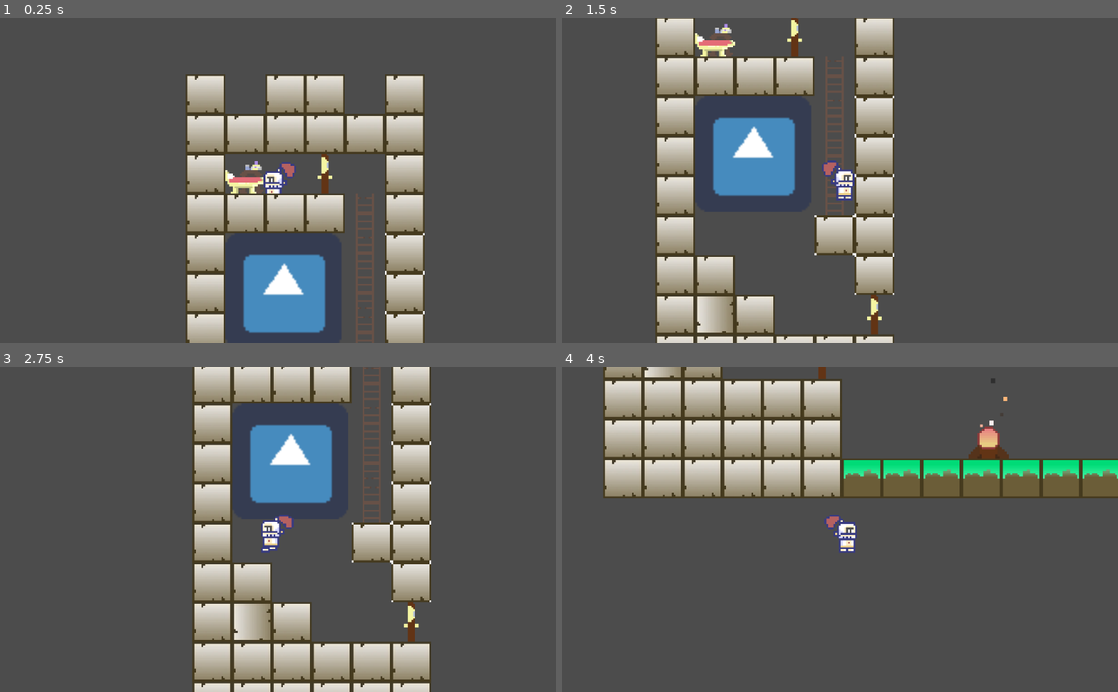
Above: before the commit, frames 1-4 (two rows, left to right).
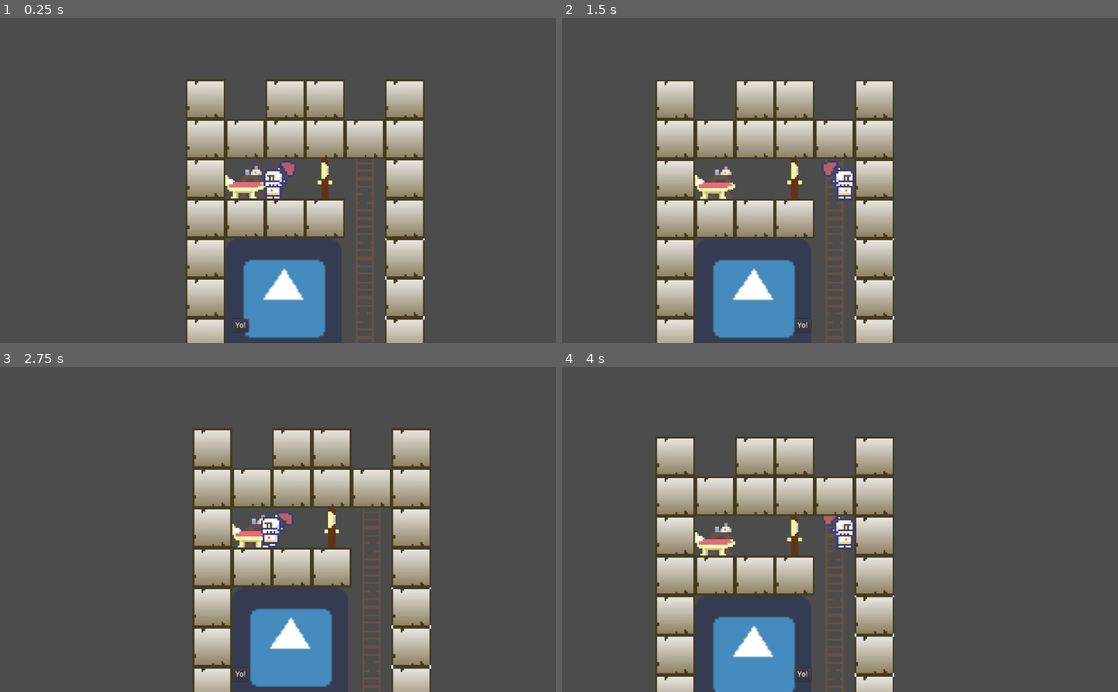
Above: after the commit, the same moments.

Repository: ltjastad/liamproject1
Game: Godot game, scene res://scenes/maingame/game.tscn
Two runs of this game, one before a commit and one after it. Both use one fixed random seed, a clock stepped at 60 frames per second and the inputs below. The engine's default icon, where the game draws it, is replaced by a stand-in: a white triangle on a blue panel in a dark square.
Inputs:
- Up to frame 1 (0.25 s): no input
- Up to frame 2 (1.5 s): hold Right (ui_right) from 0.53 s (still down); tap Up (ui_up) at 0.77 s
- Up to frame 3 (2.75 s): tap Up (ui_up) at 1.52 s; release Right (ui_right) at 2.03 s; hold Left (ui_left) from 2.03 s (still down)
- Up to frame 4 (4 s): release Left (ui_left) at 2.78 s; hold Right (ui_right) from 2.78 s (still down); tap Up (ui_up) at 3.02, 3.77 s

The runs differ from the first frame. In frame 1, 7.8% of the frame differs, in the area x 33-77%, y 17-100%; in frame 2, 32%; in frame 3, 33%; in frame 4, 41%, in the area x 7-100%, y 0-100%.

Commit message:
tileset fix, dialogue box wip, map changes

Diff:
--- a/objects/player/player.gd
+++ b/objects/player/player.gd
@@ -17,7 +17,6 @@
 	var areashape = $CollisionShape2D.duplicate()
 	areashape.name = "areashape"
 	$Area2D.add_child(areashape)
-	add_collision_exception_with($Area2D)
 
 
 func _physics_process(delta):
@@ -64,6 +63,10 @@
 		if Input.is_action_pressed("ui_down"): move_dir.y += 1
 		if Input.is_action_pressed("ui_jump"): move_dir.y -= 1
 
+	# clamp movedir
+	move_dir.x = clamp(move_dir.x, -1, 1)
+	move_dir.y = clamp(move_dir.y, -1, 1)
+
 	# add to velocity
 	_vel.x += move_dir.x * movement_speed
 
--- a/scenes/maingame/game.gd
+++ b/scenes/maingame/game.gd
@@ -1,4 +1,7 @@
 extends Node2D
+
+func _ready():
+	dialogue_message("Yo!")
 
 func _physics_process(delta):
 
@@ -7,3 +10,9 @@
 
 func _input(event):
 	if event.is_action_pressed("ui_cancel"): get_tree().quit()
+
+func dialogue_message(msg):
+	var new_dlg = preload("res://ui/dialogue_box/dialogue_box.tscn").instance()
+	new_dlg.msg = msg
+	new_dlg.rect_size = Vector2(0,0)
+	$CanvasLayer.add_child(new_dlg)
--- a/scenes/maingame/game.tscn
+++ b/scenes/maingame/game.tscn
@@ -21,6 +21,15 @@
 flip_horizontally = true
 flip_vertically = true
 
+[node name="Ladder5" parent="decorations" instance=ExtResource( 5 )]
+position = Vector2( 226, 254 )
+flip_horizontally = true
+flip_vertically = true
+
+[node name="Ladder6" parent="decorations" instance=ExtResource( 5 )]
+position = Vector2( 226, 232 )
+flip_vertically = true
+
 [node name="Ladder2" parent="decorations" instance=ExtResource( 5 )]
 position = Vector2( 187, 121 )
 
@@ -33,6 +42,11 @@
 rotation = -5.07036e-06
 flip_vertically = true
 
+[node name="Ladder7" parent="decorations" instance=ExtResource( 5 )]
+position = Vector2( 187, 55 )
+rotation = -5.07036e-06
+flip_horizontally = true
+
 [node name="player" parent="." instance=ExtResource( 1 )]
 position = Vector2( 139, 53 )
 movement_speed = 4000
@@ -40,6 +54,7 @@
 jump_force = 17000
 
 [node name="camera" type="Camera2D" parent="."]
+position = Vector2( 137, 53 )
 current = true
 zoom = Vector2( 0.3, 0.3 )
 
@@ -62,3 +77,5 @@
 show_collision = true
 format = 1
 tile_data = PoolIntArray( 4, 5, 0, 6, 5, 0, 7, 5, 0, 9, 5, 0, 65540, 5, 0, 65541, 5, 0, 65542, 5, 0, 65543, 5, 0, 65544 …(843 unchanged characters)…
+
+[node name="CanvasLayer" type="CanvasLayer" parent="."]
--- a/tilesets/tileset1.tres
+++ b/tilesets/tileset1.tres
@@ -11,6 +11,9 @@
 points = PoolVector2Array( 22, 22, 0, 22, 0, 0, 22, 0 )
 
 [sub_resource type="ConvexPolygonShape2D" id=2]
+points = PoolVector2Array( 0, 0, 22, 0, 22, 22, 0, 22 )
+
+[sub_resource type="ConvexPolygonShape2D" id=3]
 points = PoolVector2Array( 0, 0, 22, 0, 22, 22, 0, 22 )
 
 [resource]
@@ -108,7 +111,14 @@
 5/navigation_offset = Vector2( 11, 11 )
 5/shape_offset = Vector2( 0, 0 )
 5/shape_transform = Transform2D( 1, 0, 0, 1, 0, 0 )
+5/shape = SubResource( 3 )
 5/shape_one_way = false
-5/shape_one_way_margin = 0.0
-5/shapes = [  ]
+5/shape_one_way_margin = 1.0
+5/shapes = [ {
+"autotile_coord": Vector2( 0, 0 ),
+"one_way": false,
+"one_way_margin": 1.0,
+"shape": SubResource( 3 ),
+"shape_transform": Transform2D( 1, 0, 0, 1, 0, 0 )
+} ]
 5/z_index = 0
--- /dev/null
+++ b/ui/dialogue_box/dialogue_box.gd
@@ -0,0 +1,6 @@
+extends PanelContainer
+
+var msg = ""
+
+func _ready():
+	$Label.text = msg
--- /dev/null
+++ b/ui/dialogue_box/dialogue_box.tscn
@@ -0,0 +1,25 @@
+[gd_scene load_steps=2 format=2]
+
+[ext_resource path="res://ui/dialogue_box/dialogue_box.gd" type="Script" id=1]
+
+[node name="dialogue_box" type="PanelContainer"]
+anchor_left = 0.5
+anchor_top = 1.0
+anchor_right = 0.5
+anchor_bottom = 1.0
+margin_left = -85.0
+margin_top = -46.0
+margin_right = 85.0
+margin_bottom = -239.0
+script = ExtResource( 1 )
+__meta__ = {
+"_edit_use_anchors_": false
+}
+
+[node name="Label" type="Label" parent="."]
+margin_left = 7.0
+margin_top = 7.0
+margin_right = 163.0
+margin_bottom = 21.0
+grow_horizontal = 0
+grow_vertical = 0
Not shown: 1 places in tilesets/tileset1.tres that only renumber resources
